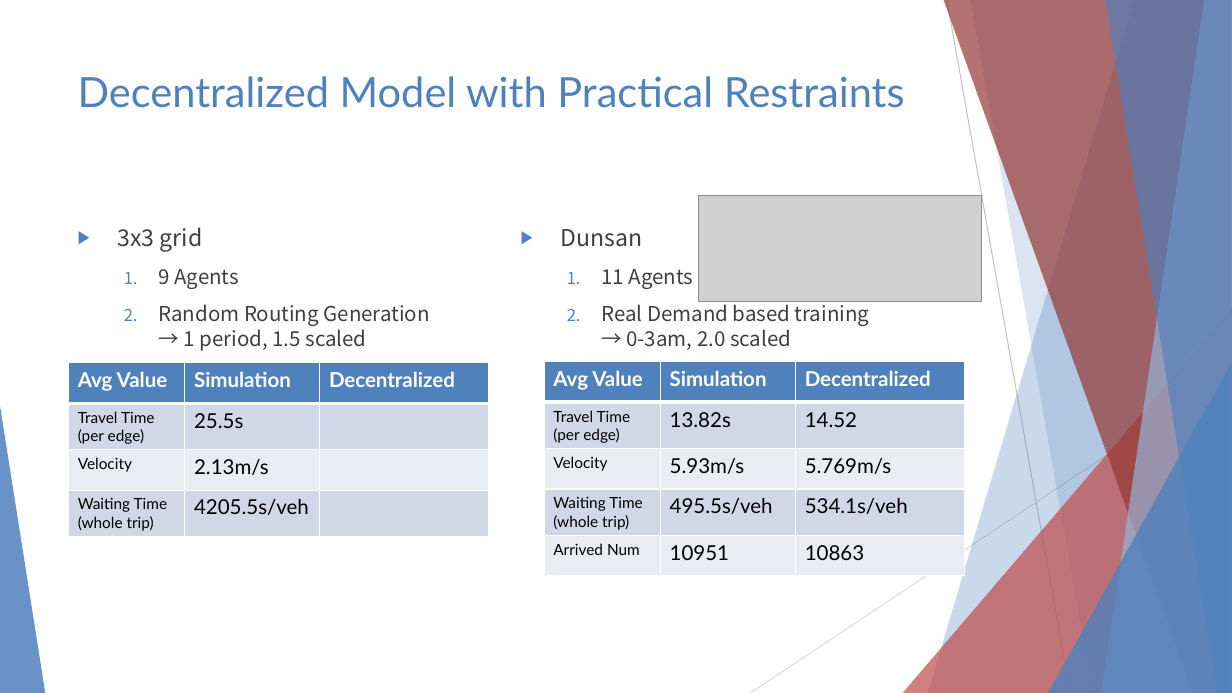
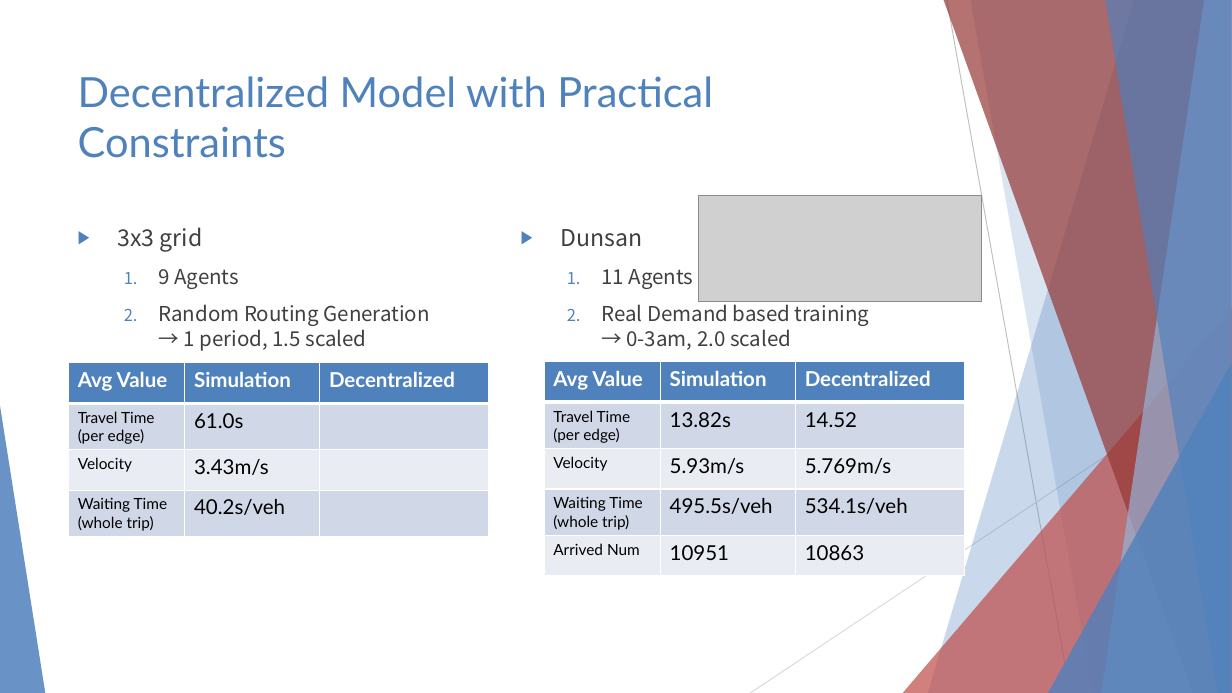
Before and after one commit to 3neutronstar/rl-constraints-traffic, a slide deck: slide 10 of Traffic Optimization Final Speech.pptx. Drawn at 1232x693 pixels with LibreOffice and Linux fonts; fonts in the diff are those of the drawing; grey boxes stand for pictures. Boxes give left, top, right and bottom in pixels: in the first picture for what was removed or moved away, otherwise in the second. Text is boxed around its words. In the diff, an @@ line names an element or a change of style, - is before the commit and + after.

```diff
--- a/Traffic Optimization Final Speech.pptx
+++ b/Traffic Optimization Final Speech.pptx
@@ title at (78,76,713,158): text changed @@
-Decentralized Model with Practical Restraints
+Decentralized Model with Practical Constraints
@@ table at (68,363,489,537) @@
-row 2, column 2: 25.5s
+row 2, column 2: 61.0s
-row 3, column 2: 2.13m/s
+row 3, column 2: 3.43m/s
-row 4, column 2: 4205.5s/veh
+row 4, column 2: 40.2s/veh
```
Also in this commit, not shown: 11 other slides changed, 3 slides added, 3 other files.
